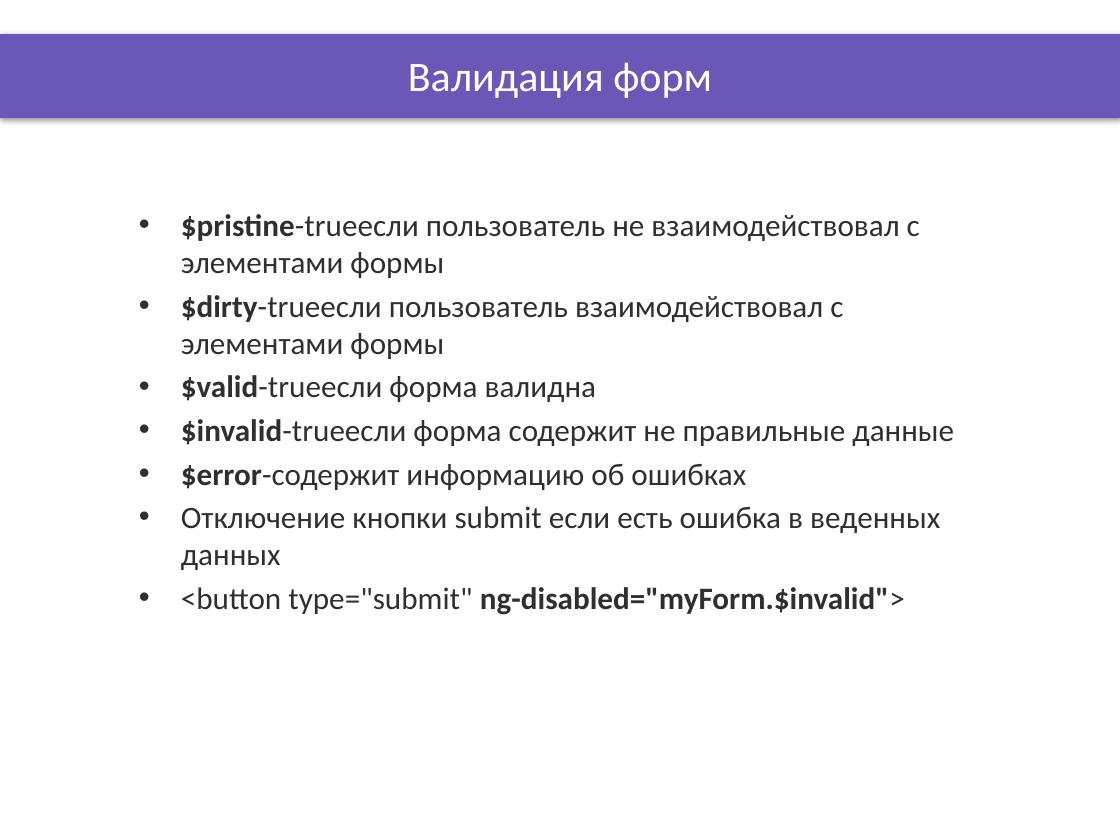
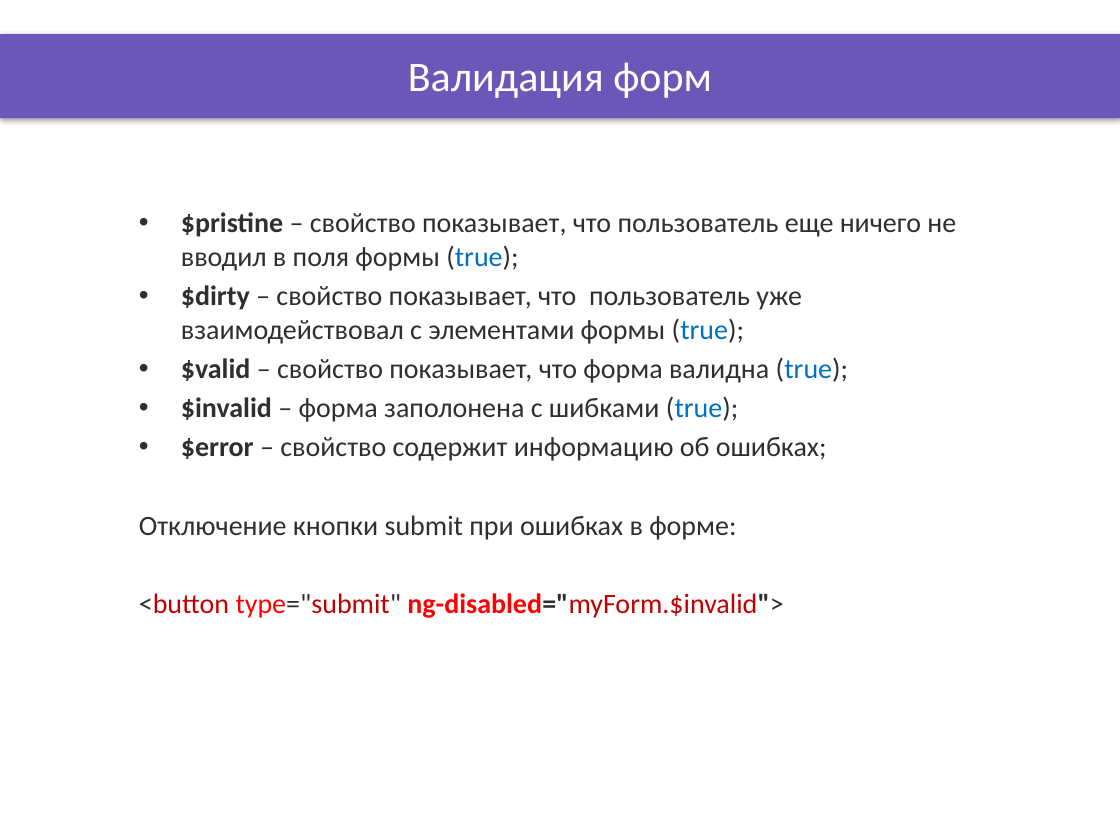
Before and after one commit to DinamickaDevelopment/Ignite-1, a slide deck: slide 4 of 002_Angular/lesson_13/Presentation/Filters_DOM.pptx. Drawn at 1120x840 pixels with LibreOffice and Linux fonts; fonts in the diff are those of the drawing; background and template pictures are left out. Boxes give left, top, right and bottom in pixels: in the first picture for what was removed or moved away, otherwise in the second. Text is boxed around its words. In the diff, an @@ line names an element or a change of style, - is before the commit and + after.

```diff
--- a/002_Angular/lesson_13/Presentation/Filters_DOM.pptx
+++ b/002_Angular/lesson_13/Presentation/Filters_DOM.pptx
@@ text at box(139, 212, 956, 540): text changed; size 20 to 18 pt @@
-• $pristine-trueесли пользователь не взаимодействовал с элементами формы
-• $dirty-trueесли пользователь взаимодействовал с элементами формы
-• $valid-trueесли форма валидна
-• $invalid-trueесли форма содержит не правильные данные
-• $error-содержит информацию об ошибках
-• Отключение кнопки submit если есть ошибка в веденных данных
+• $pristine – свойство показывает, что пользователь еще ничего не вводил в поля формы (true);
+• $dirty – свойство показывает, что пользователь уже взаимодействовал с элементами формы (true);
+• $valid – свойство показывает, что форма валидна (true);
+• $invalid – форма заполонена с шибками (true);
+• $error – свойство содержит информацию об ошибках;
+Отключение кнопки submit при ошибках в форме:
@@ text at box(139, 593, 783, 618): size 20 to 18 pt, text colour #2F2F2F to #C00000 in "<button type="submit" ng-disabled="myForm.$invalid">"; text colour #2F2F2F to #FF0000 in "type="submit" ng-disabled="myForm.$invalid">"; bold off in "ng-disabled="myForm.$invalid">"; bullet • to none @@
```
Also in this commit, not shown: 5 other slides changed, 41 other files.
